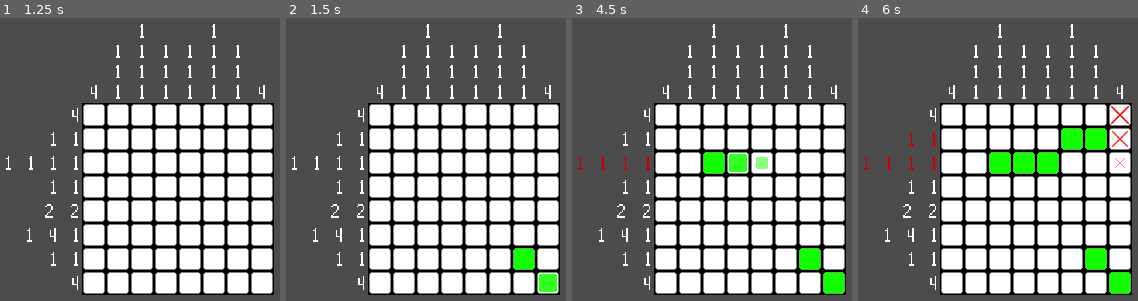
Above: before the commit, frames 1-4 (left to right).
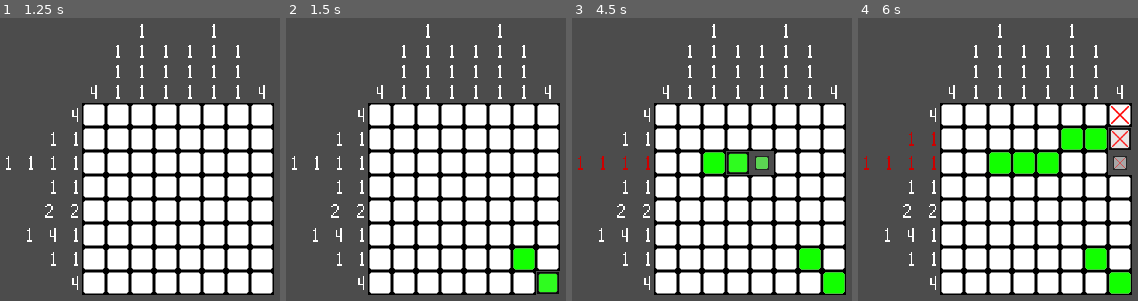
Above: after the commit, the same moments.

Repository: AndrewWilkinson88/LudumDare51
Game: Godot game, scene res://picross/picross.tscn
The game is run twice, just before and just after one commit, with the same random seed, the same clock (stepped at 60 frames per second) and the same inputs. This scene is started directly instead of the project's main scene.
Inputs (mouse positions are in pixels of both pictures, inside the frame that each line leads up to):
- Up to frame 1 (1.25 s): tap Enter (start_game) at 0.5, 0.6 s; move the mouse to (outside the picture) at 0.52 s; hold Right (move_right) from 0.53 s (still down); click (outside the picture) at 0.67 s; tap Space at 0.77 s
- Up to frame 2 (1.5 s): release Right (move_right) at 1.25 s; tap Enter (start_game) at 1.25 s; drag from (518, 261) to (outside the picture) at 1.27 s
- Up to frame 3 (4.5 s): tap Enter (start_game) at 2, 2.1, 2.75, 3.5, 3.6, 4.25 s; move the mouse to (outside the picture) at 2.02 s; hold Right (move_right) 2.03-2.75 s; drag from (outside the picture) to (723, 170) at 2.77 s; move the mouse to (outside the picture) at 3.52 s; hold Left (move_left) 3.53-4.25 s; tap Space at 3.77 s; drag from (723, 170) to (843, 125) at 4.27 s
- Up to frame 4 (6 s): move the mouse to (outside the picture) at 5.02 s; hold Down (move_down) 5.03-5.75 s; tap Enter (start_game) at 5.1 s; click (outside the picture) at 5.17 s; drag from (1129, 125) to (1090, 261) at 5.77 s

Frame 1 is identical in both runs. In frame 2, 0.3% of the frame differs, in the area x 89-98%, y 89-98%; in frame 3, 1.0%, in the area x 55-73%, y 46-56%; in frame 4, 1.0%.

Commit message:
More polish tried some tween stuff not sure if it works well.  leaving in for now

Diff:
--- a/BattleScene.gd
+++ b/BattleScene.gd
@@ -170,23 +170,36 @@
 func _on_card_clicked(card):
 	if cur_card != null :
 		var oldPuzzle = cur_card.getPuzzle()
-		picross_container.remove_child(oldPuzzle)
+		oldPuzzle.fadeOut(.25, self, "_loadNewPuzzle", [oldPuzzle])
 		oldPuzzle.disconnect("complete_puzzle", self, "_on_picross_complete")
-	cur_card = card
-	var puzzle = card.getPuzzle()
+		cur_card = card
+	else :
+		cur_card = card
+		_loadNewPuzzle()
+	pass
+
+func _loadNewPuzzle(oldPuzzle = null):
+	if(oldPuzzle != null):
+		_remove_puzzle(oldPuzzle)
+	var puzzle = cur_card.getPuzzle()
 	picross_container.add_child(puzzle)
+	puzzle.fadeIn()
 	puzzle.connect("complete_puzzle", self, "_on_picross_complete")
-	pass
 
 func _on_picross_complete():
 	if cur_card.getCardDef() is AttackCardDef:
 		_animateAttack(cur_card)
-	picross_container.remove_child( cur_card.getPuzzle())
+
+	cur_card.getPuzzle().fadeOut(.25, self, "_remove_puzzle", [cur_card.getPuzzle()])
+
 	cur_card.getPuzzle().disconnect("complete_puzzle", self, "_on_picross_complete")
 	player_hand_container.removeCard(cur_card, self);
 	playerDeck.discard(cur_card.getCardDef())
 	cur_card = null
 	pass
+
+func _remove_puzzle(puzzle):
+	picross_container.remove_child(puzzle)
 
 func _animateAttack(cur_card):
 	var sprite = Sprite.new()
--- a/picross/PicrossCell.gd
+++ b/picross/PicrossCell.gd
@@ -18,7 +18,9 @@
 	_noTexture = noTexture
 
 	cell = Sprite.new()
-	cell.centered = false
+	cell.position.x += 16
+	cell.position.y += 16
+	#cell.centered = false
 	cell.texture = _cellTexture
 	add_child(cell)
 
@@ -43,16 +45,47 @@
 
 func animateOverlay(cellState):
 	var tween = create_tween().set_trans(Tween.TRANS_QUINT).set_ease(Tween.EASE_OUT)
+	fadeIn()
+	setOverlay(cellState)
 #	if(overlay.texture != null):
 #		tween.tween_property(overlay, "scale", Vector2(2,2), .25)
 #		tween.parallel().tween_property(overlay, "modulate", Color(1,1,1,0), .25)
 #		tween.tween_callback(self, "setOverlay", [cellState])
 #	else:
+	#overlay.scale = Vector2(.1,.1)
+	#overlay.modulate = Color(1,1,1,0)
+
+	#tween.tween_property(overlay, "scale", Vector2(1,1), .25)
+	#tween.parallel().tween_property(overlay, "modulate", Color(1,1,1,1), .25)
+
+func fadeOut(duration = .25, target = null, callback = null, tween = null):
+	if tween == null:
+		tween = create_tween().set_trans(Tween.TRANS_QUINT).set_ease(Tween.EASE_OUT)
+	overlay.scale = Vector2(1,1)
+	overlay.modulate = Color(1,1,1,1)
+	cell.scale = Vector2(1,1)
+	cell.modulate = Color(1,1,1,1)
+	tween.parallel().tween_property(overlay, "scale", Vector2(.1,.1), duration)
+	tween.parallel().tween_property(overlay, "modulate", Color(1,1,1,0), duration)
+	tween.parallel().tween_property(cell, "scale", Vector2(.1,.1), duration)
+	tween.parallel().tween_property(cell, "modulate", Color(1,1,1,0), duration)
+	if target != null && callback != null:
+		tween.tween_callback(target, callback)
+
+func fadeIn(duration = .25, target = null, callback = null, tween = null):
+	if tween == null:
+		tween = create_tween().set_trans(Tween.TRANS_QUINT).set_ease(Tween.EASE_OUT)
+
 	overlay.scale = Vector2(.1,.1)
 	overlay.modulate = Color(1,1,1,0)
-	setOverlay(cellState)
-	tween.tween_property(overlay, "scale", Vector2(1,1), .25)
-	tween.parallel().tween_property(overlay, "modulate", Color(1,1,1,1), .25)
+	cell.scale = Vector2(.1,.1)
+	cell.modulate = Color(1,1,1,0)
+	tween.parallel().tween_property(overlay, "scale", Vector2(1,1), duration)
+	tween.parallel().tween_property(overlay, "modulate", Color(1,1,1,1), duration)
+	tween.parallel().tween_property(cell, "scale", Vector2(1,1), duration)
+	tween.parallel().tween_property(cell, "modulate", Color(1,1,1,1), duration)
+	if target != null && callback != null:
+		tween.tween_callback(target, callback)
 
 
 func setOverlay(cellState ):
--- a/picross/PicrossPuzzle.gd
+++ b/picross/PicrossPuzzle.gd
@@ -41,6 +41,8 @@
 
 var columnLabels
 var rowLabels
+
+var inputAllowed = true
 
 # Called when the node enters the scene tree for the first time.
 func _init(puzzleTexture):
@@ -283,10 +285,10 @@
 
 func _checkFullCorrectness():
 	for c in columnCorrectness :
-		if c == VALIDATION_STATE.GOOD:
+		if c != VALIDATION_STATE.GOOD:
 			return false
 	for r in rowCorrectness :
-		if r == VALIDATION_STATE.GOOD:
+		if r != VALIDATION_STATE.GOOD:
 			return false
 	return true
 
@@ -296,3 +298,19 @@
 func _win():
 	emit_signal("complete_puzzle")
 	pass
+
+func fadeOut(duration = .25, target = null, callback = null, args = []):
+	var tween = create_tween().set_trans(Tween.TRANS_QUINT).set_ease(Tween.EASE_OUT)
+	for x in puzzleWidth:
+		for y in puzzleHeight:
+			picrossField[x][y].fadeOut(duration, null, null, tween)
+	if target != null && callback != null:
+		tween.tween_callback(target, callback, args)
+
+func fadeIn(duration = .25, target = null, callback = null, args = []):
+	var tween = create_tween().set_trans(Tween.TRANS_QUINT).set_ease(Tween.EASE_OUT)
+	for x in puzzleWidth:
+		for y in puzzleHeight:
+			picrossField[x][y].fadeIn(duration, null, null, tween)
+	if target != null && callback != null:
+		tween.tween_callback(target, callback, args)
